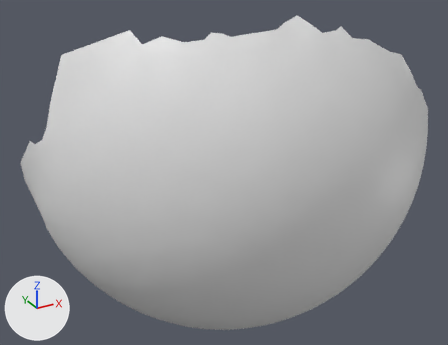
What one commit did to the OBJ model res/final/projectorfocus/cleanedup/ProjectorFocus_P5.000001.obj.
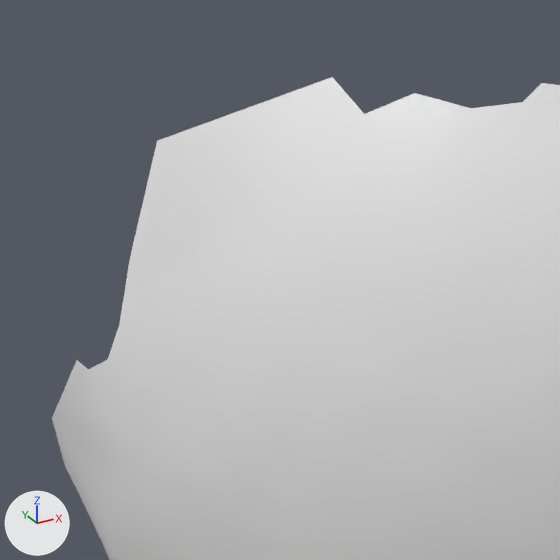
There are two pictures of each version: one whole from a 50 mm camera at (-140.6, -190.2, 89.1) aimed at (-35.5, 1.0, -6.5), one close up on the part from 0% to 49% of the width and 0% to 63% of the height. The axes (+X, +Y, +Z) are drawn at lower left. The lights are the same throughout. Where no turn or scale is listed for an object, it has been applied to the vertices.

The scene before the commit, as lines of its bpy script (objects in view):
```python
me_projectorfocus_p5_000001 = bpy.data.meshes.new('ProjectorFocus_P5.000001')
me_projectorfocus_p5_000001.from_pydata(...)  # 4075 vertices, 8069 faces; spans x -105.0..45.0, y -59.0..52.0, z -77.0..58.0
ob_projectorfocus_p5_000001 = bpy.data.objects.new('ProjectorFocus_P5.000001', me_projectorfocus_p5_000001)
ob_projectorfocus_p5_000001.location = (0.0, 0.0, 0.0)
```
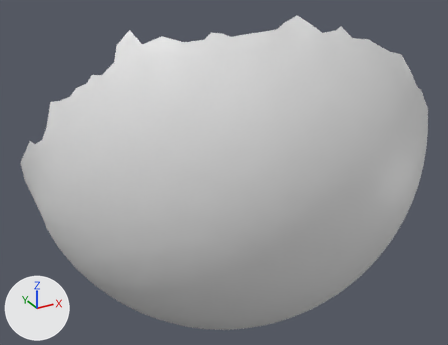
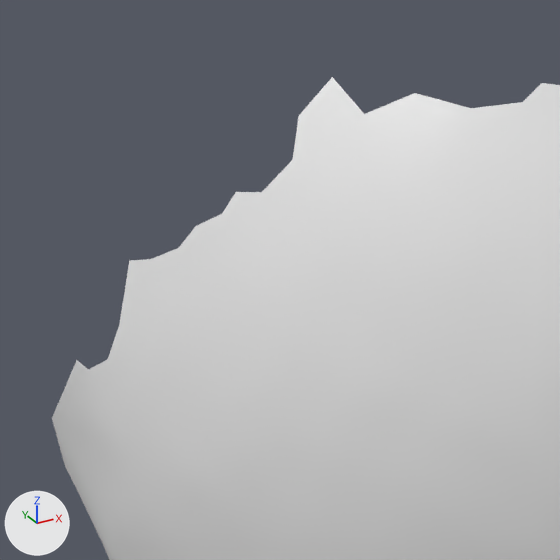
Where the change shows, as pixel boxes [x1, y1, x2, y2] in the close-ups (560 x 560 px):
part 1 of me_projectorfocus_p5_000001, deleted: before [129, 77, 332, 261]

Diff of the bpy script that builds the scene:
```diff
--- a/res/final/projectorfocus/cleanedup/ProjectorFocus_P5.000001.obj.py
+++ b/res/final/projectorfocus/cleanedup/ProjectorFocus_P5.000001.obj.py
@@ me_projectorfocus_p5_000001 @@
 # used by ob_projectorfocus_p5_000001; location = (0.0, 0.0, 0.0)
-me_projectorfocus_p5_000001.from_pydata(...)  # 4075 vertices, 8069 faces; spans x -105.0..45.0, y -59.0..52.0, z -77.0..58.0
+me_projectorfocus_p5_000001.from_pydata(...)  # 4074 vertices, 8060 faces; spans x -105.0..45.0, y -59.0..52.0, z -77.0..58.0
+# me_projectorfocus_p5_000001 part 1
+# 1 vertex is removed from x -93.0, y 0.0, z 45.0
+# 9 faces are deleted
```
